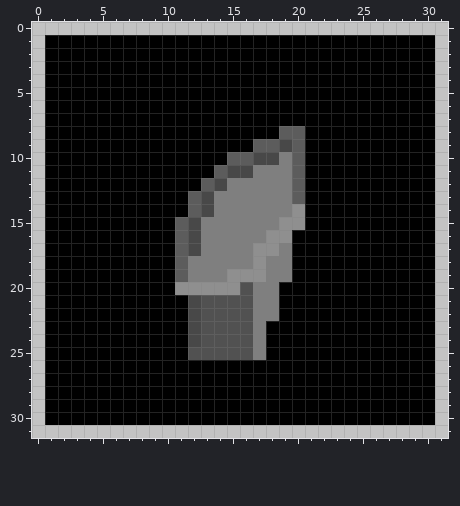
A pixel-art sprite gets an edit: core/assets/images/icons/items/icArms.png. That is the earlier state.
The file is 32x32 pixels. Colours within 5 levels of each other are drawn and written as one.
Now the later version:
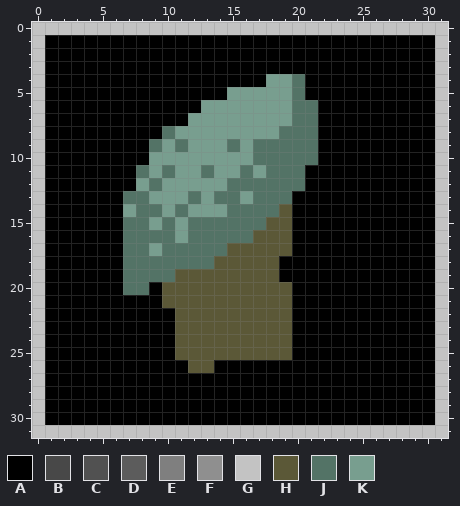
Palette (. is transparent): A #000000  B #484848  C #515151  D #5c5c5c  E #7f7f7f  F #8f8f8f  G #c3c3c3  H #5b5837  J #537366  K #789e8f
The edit:
@@ x 5..23 @@
  3 AAAAAAAAAAAAAAAAAAA
- 4 AAAAAAAAAAAAAAAAAAA
- 5 AAAAAAAAAAAAAAAAAAA
- 6 AAAAAAAAAAAAAAAAAAA
- 7 AAAAAAAAAAAAAAAAAAA
- 8 AAAAAAAAAAAAAADDAAA
- 9 AAAAAAAAAAAADDBDAAA
-10 AAAAAAAAAADDBBEDAAA
-11 AAAAAAAAADBBEEEDAAA
-12 AAAAAAAADBEEEEEDAAA
-13 AAAAAAADBEEEEEEDAAA
-14 AAAAAAADBEEEEEEFAAA
-15 AAAAAADBEEEEEEFFAAA
-16 AAAAAADBEEEEEFFAAAA
-17 AAAAAADBEEEEFFEAAAA
-18 AAAAAADEEEEEFEEAAAA
-19 AAAAAADEEEFFFEEAAAA
-20 AAAAAAFFFFFCEEAAAAA
-21 AAAAAAABCCCCEEAAAAA
-22 AAAAAAABCCCCEEAAAAA
-23 AAAAAAABCCCCEAAAAAA
-24 AAAAAAABCCCCEAAAAAA
-25 AAAAAAACCCCCEAAAAAA
-26 AAAAAAAAAAAAAAAAAAA
+ 4 AAAAAAAAAAAAAKKJAAA
+ 5 AAAAAAAAAAKKKKKJAAA
+ 6 AAAAAAAAKKKKKKKJJAA
+ 7 AAAAAAAKKKKKKKKJJAA
+ 8 AAAAAJKKKKKKKKJJJAA
+ 9 AAAAJKJKKKJKJJJJJAA
+10 AAAAKKKKKKKKJJJJJAA
+11 AAAJKJKKJKKJKJJJAAA
+12 AAAKJKKKKKJJJJJJAAA
+13 AAJJKKKJKJJKJJJAAAA
+14 AAKJJKJKKKJJJJHAAAA
+15 AAJJKJKJJJJJJHHAAAA
+16 AAJJJJKJJJJJHHHAAAA
+17 AAJJKJJJJJHHHHHAAAA
+18 AAJJJJJJJHHHHHAAAAA
+19 AAJJJJHHHHHHHHAAAAA
+20 AAJJAHHHHHHHHHHAAAA
+21 AAAAAHHHHHHHHHHAAAA
+22 AAAAAAHHHHHHHHHAAAA
+23 AAAAAAHHHHHHHHHAAAA
+24 AAAAAAHHHHHHHHHAAAA
+25 AAAAAAHHHHHHHHHAAAA
+26 AAAAAAAHHAAAAAAAAAA
 27 AAAAAAAAAAAAAAAAAAA
Changed places in both pictures, as pixel boxes (x1, y1, x2, y2):
changed: (123, 74, 318, 373)
